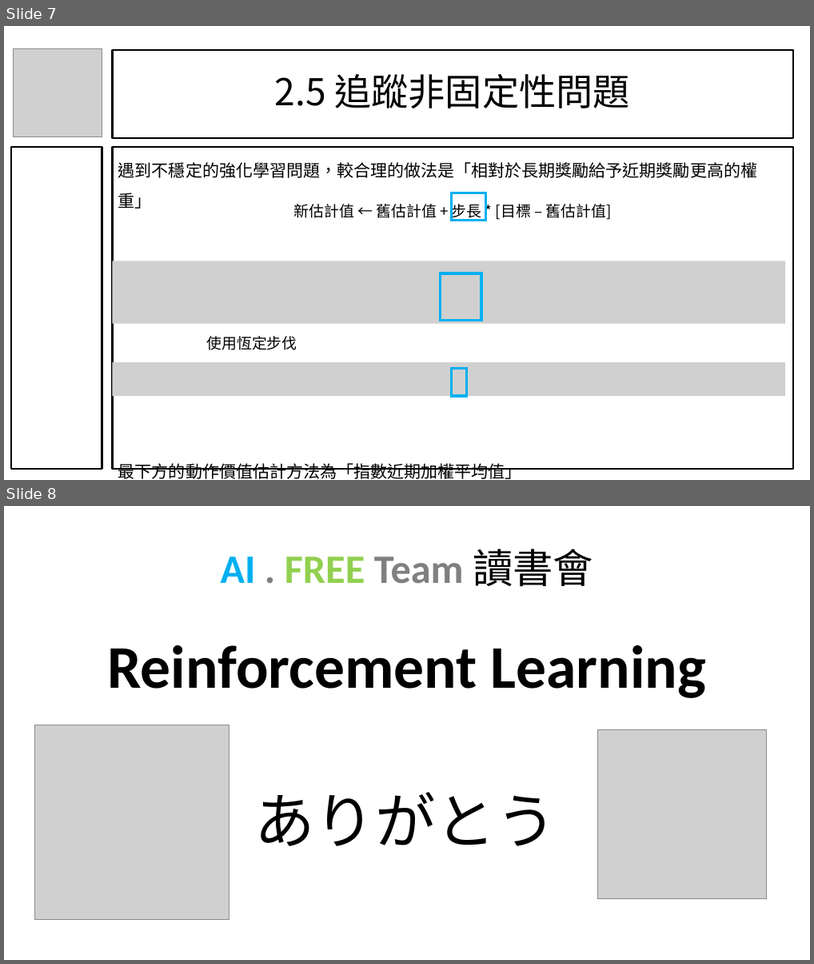
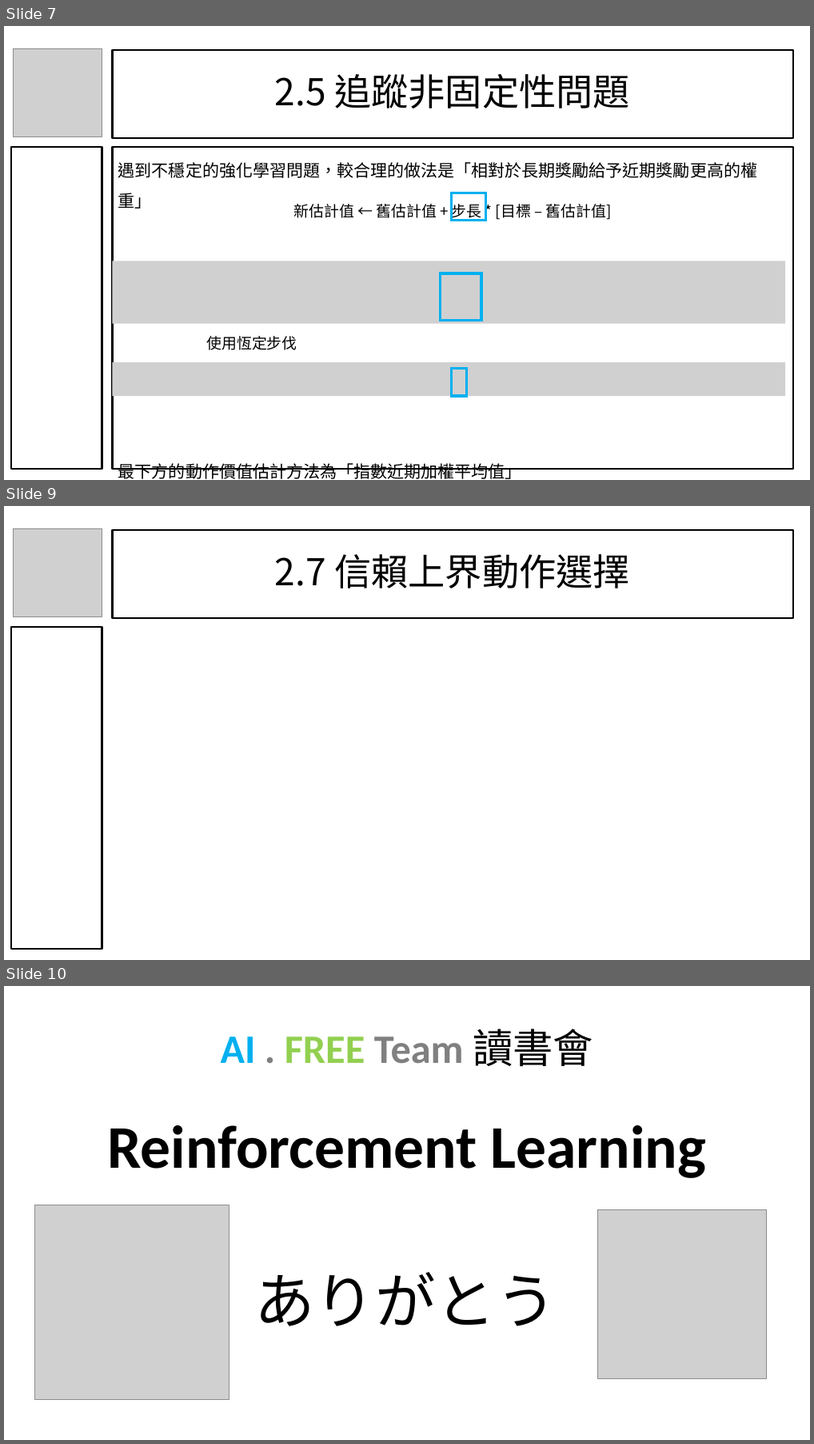
Before and after one commit to Ratherman/Reinforcement-Learning, a slide deck: Share/【AI . FREE Team】【讀書會】2022_07_16 Reinforcement Learning.pptx. Shown one above the other, each under a label of ours: slides 7 and 8 before the commit, slides 7, 9 and 10 after it; the slides between them are not shown. The pictures are 814x964 and 814x1444 pixels, drawn with LibreOffice and Linux fonts; fonts in the diff are those of the drawing; grey boxes stand for pictures; background and template pictures are left out. Boxes give left, top, right and bottom in pixels: in the first picture for what was removed or moved away, otherwise in the second. Text is boxed around its words. In the diff, an @@ line names an element or a change of style, - is before the commit and + after.

```diff
--- a/Share/【AI . FREE Team】【讀書會】2022_07_16 Reinforcement Learning.pptx
+++ b/Share/【AI . FREE Team】【讀書會】2022_07_16 Reinforcement Learning.pptx
@@ slide 9 added at (x1=4, y1=506, x2=810, y2=960), background picture (left out) @@
@@ picture added at (x1=14, y1=528, x2=102, y2=616) @@
@@ title added at (x1=112, y1=530, x2=794, y2=618), outline #000000 2.25 pt, 44 pt, text #000000 @@
+2.7 信賴上界動作選擇
@@ rectangle added at (x1=11, y1=627, x2=102, y2=949), outline #000000 2.25 pt @@
@@ what was slide 8 is now slide 10 @@
```
Also in this commit, not shown: 1 other slide added, 1 other file.
